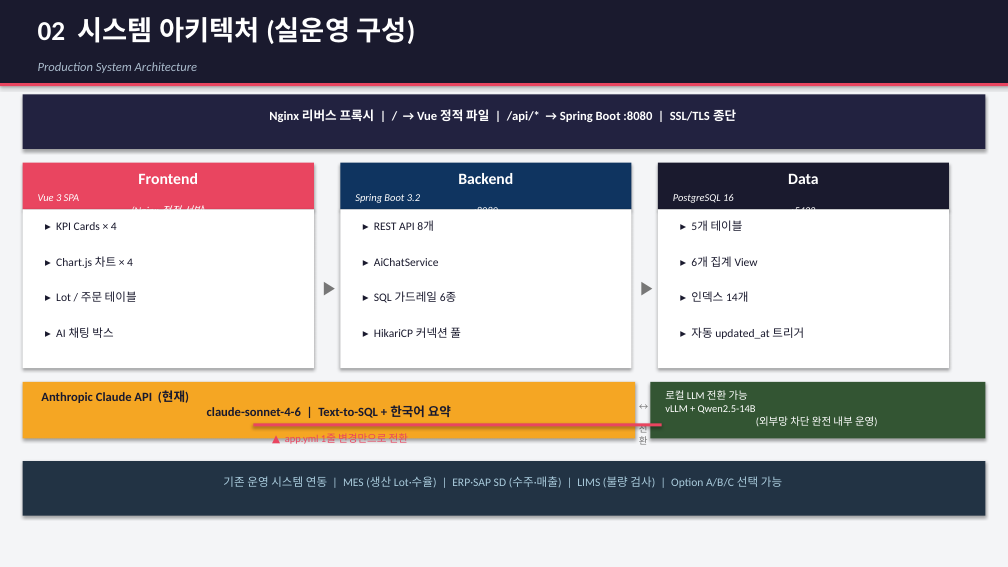
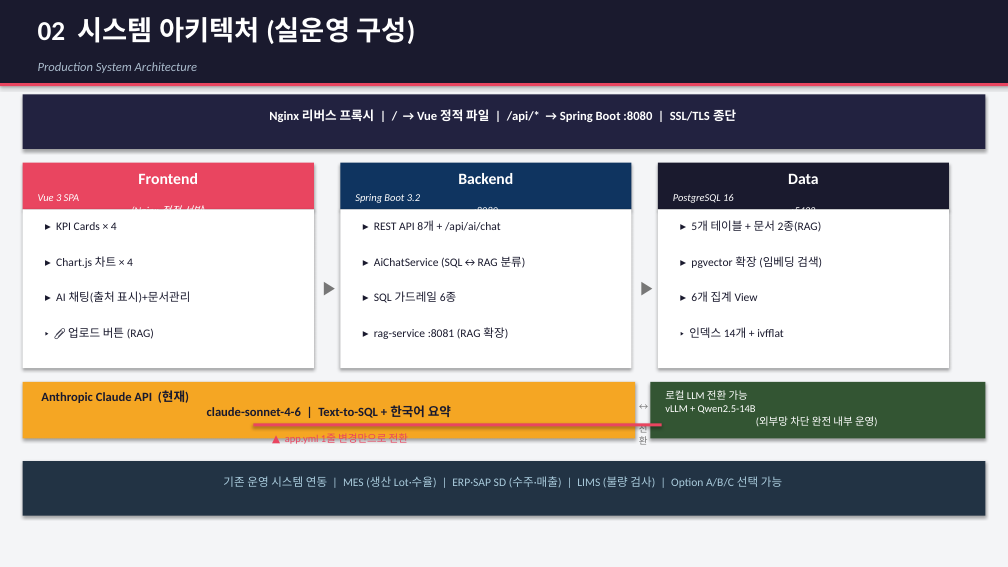
Before and after one commit to plmnj2003/foundry-dashboard, a slide deck: slide 4 of docs/presentation.pptx. Drawn at 1008x567 pixels with LibreOffice and Linux fonts; fonts in the diff are those of the drawing. Boxes give left, top, right and bottom in pixels: in the first picture for what was removed or moved away, otherwise in the second. Text is boxed around its words. In the diff, an @@ line names an element or a change of style, - is before the commit and + after.

```diff
--- a/docs/presentation.pptx
+++ b/docs/presentation.pptx
@@ text at bbox=[374, 222, 501, 232]: text changed @@
-▸ REST API 8개
+▸ REST API 8개 + /api/ai/chat
@@ text at bbox=[711, 220, 822, 232]: text changed @@
-▸ 5개 테이블
+▸ 5개 테이블 + 문서 2종(RAG)
@@ text at bbox=[374, 257, 526, 268]: text changed @@
-▸ AiChatService
+▸ AiChatService (SQL↔RAG 분류)
@@ text added at bbox=[691, 256, 822, 268], 11 pt, text #1A1A2E @@
+▸ pgvector 확장 (임베딩 검색)
@@ text at bbox=[56, 291, 190, 303]: text changed @@
-▸ Lot / 주문 테이블
+▸ AI 채팅(출처 표시)+문서관리
@@ text "▸ 6개 집계 View": place and size @@
-text "▸ 6개 집계 View" at bbox=[711, 256, 758, 267]
+text "▸ 6개 집계 View" at bbox=[711, 291, 758, 302]
@@ text at bbox=[68, 327, 154, 339]: text changed @@
-▸ AI 채팅 박스
+▸ 📎 업로드 버튼 (RAG)
@@ text at bbox=[374, 327, 508, 339]: text changed @@
-▸ HikariCP 커넥션 풀
+▸ rag-service :8081 (RAG 확장)
@@ text at bbox=[689, 327, 784, 338]: text changed @@
-▸ 인덱스 14개
+▸ 인덱스 14개 + ivfflat
@@ text removed at bbox=[691, 327, 804, 339] @@
-▸ 자동 updated_at 트리거
```
Also in this commit, not shown: 4 other slides changed, 1 slide added, 32 other files.
